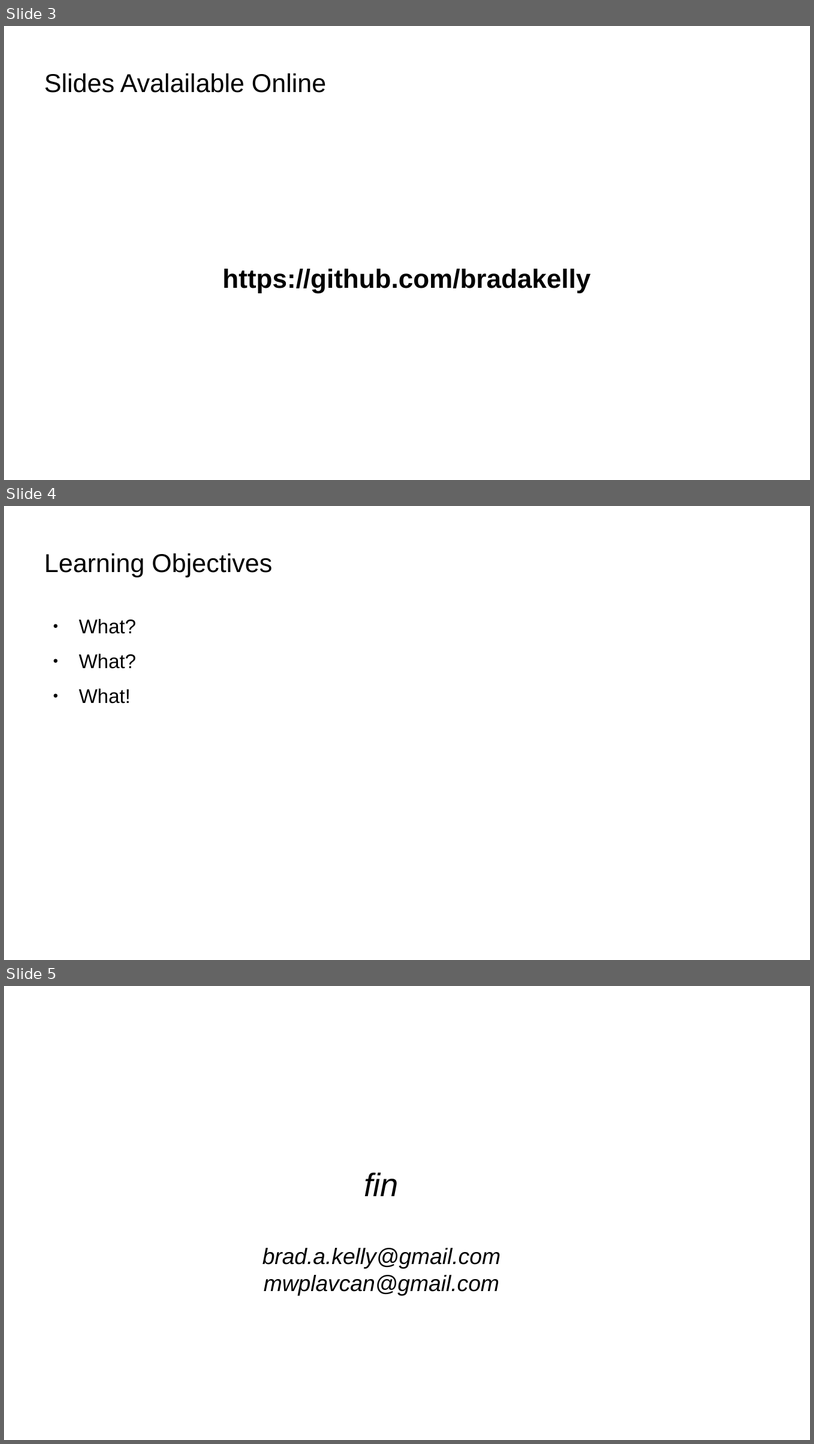
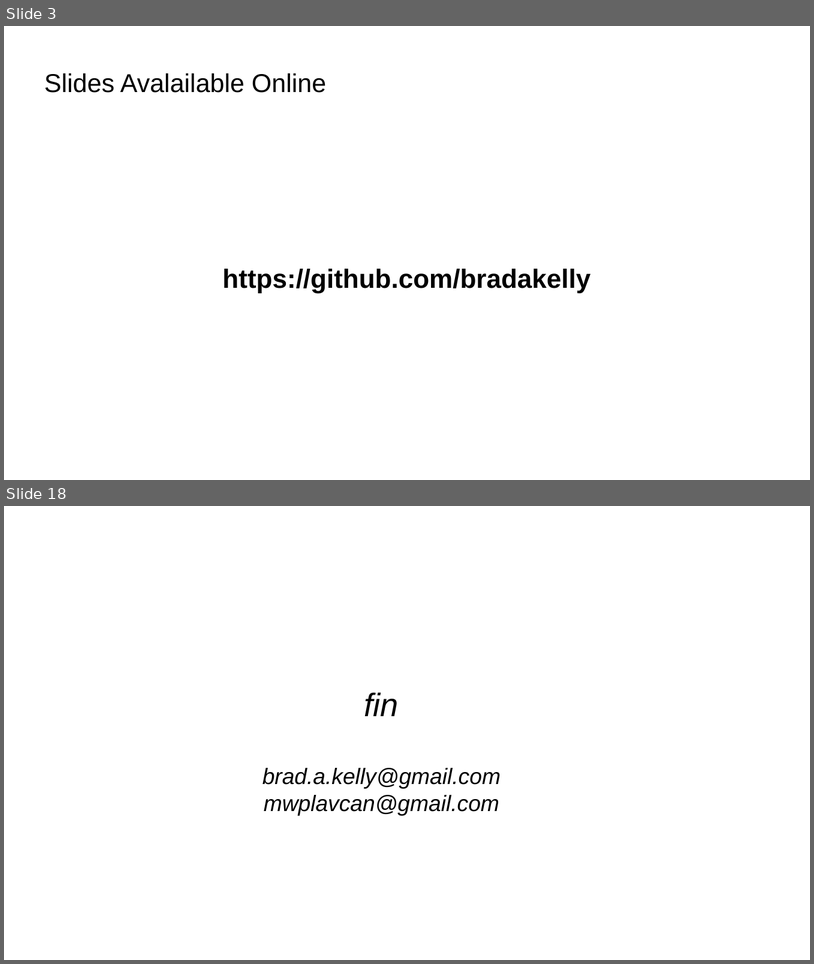
Before and after one commit to bradakelly/ArduinoDevelopmentWorkshop, a slide deck: CourseSlideshow.odp. Shown one above the other, each under a label of ours: slides 3, 4 and 5 before the commit, slides 3 and 18 after it; the slides between them are not shown. The pictures are 814x1444 and 814x964 pixels, drawn with LibreOffice and Linux fonts; fonts in the diff are those of the drawing; background and template pictures are left out. Boxes give left, top, right and bottom in pixels: in the first picture for what was removed or moved away, otherwise in the second. Text is boxed around its words. In the diff, an @@ line names an element or a change of style, - is before the commit and + after.

```diff
--- a/CourseSlideshow.odp
+++ b/CourseSlideshow.odp
@@ slide 4 removed at <box>4,506,810,960</box>, background picture (left out) @@
@@ title removed at <box>44,553,272,577</box> @@
-Learning Objectives
@@ text removed at <box>79,619,136,703</box> @@
-● What?
-● What?
-● What!
@@ what was slide 5 is now slide 18 @@
```
Also in this commit, not shown: 14 slides added.
